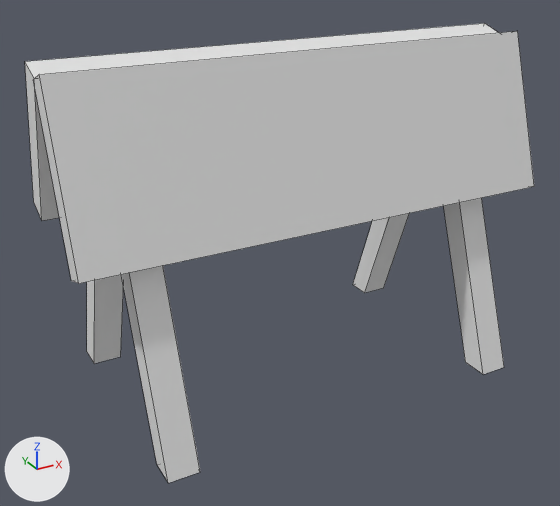
An edit to the FBX model ExperienciaXR/Assets/Mesh/Greybox__Sign.fbx, drawn before and after from the same camera.
Both versions are drawn from a 50 mm lens placed at (-1.775, -1.722, 1.468), pointed at (-0.639, 0.342, 0.436). The axes (+X, +Y, +Z) are drawn at lower left. The lights are the same throughout. The first picture is the older version. Mesh edges are drawn as thin lines. Where no turn or scale is listed for an object, it has been applied to the vertices.

In view in the first picture: 'WarningSign'.
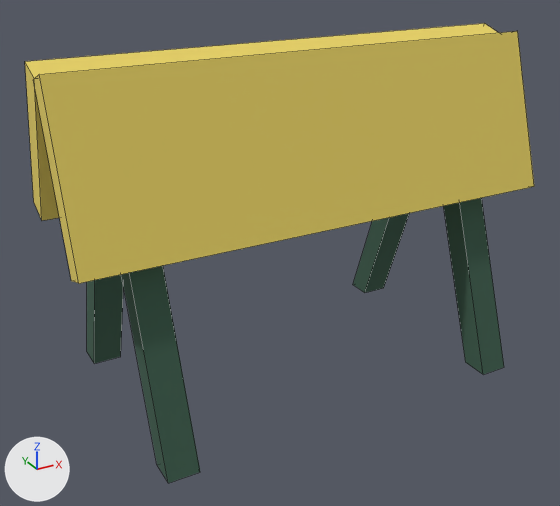
Location of each change, [x1, y1, x2, y2] in pixels of the pictures (560 x 506 px):
'WarningSign', surface changed (white to yellow)
    both: [25, 23, 534, 483]

The change, as a diff of the scene's bpy script:
```diff
--- a/ExperienciaXR/Assets/Mesh/Greybox__Sign.fbx.py
+++ b/ExperienciaXR/Assets/Mesh/Greybox__Sign.fbx.py
@@ img_paleta_copia_jpg @@
+img_paleta_copia_jpg = load_image('Paleta copia.jpg', '../Textures/Paleta copia.jpg', 1024, 1024, 'sRGB')
@@ mat_mainmaterial @@
 mat_mainmaterial = principled_material('MainMaterial')
-mat_mainmaterial.base_color = (0.8, 0.8, 0.8)  # white #e7e7e7
+mat_mainmaterial.texture = img_paleta_copia_jpg
+mat_mainmaterial.roughness = 1.0
@@ me_cube_009 @@
 me_cube_009.from_pydata(...)  # 48 vertices, 36 faces; spans x -1.36..0.23, y -0.05..0.77, z 0.0..1.11
 # used by ob_warningsign; location = (0.0, 0.0, 0.0)
+# me_cube_009 part 1: texture (UV) coordinates of 36 of 36 faces, centred in x -1.36..0.23, y 0.0..0.72, z 0.0..1.09, changed; they spanned u 0.12..0.88, v 0.0..1.0 and now span u 0.08..0.85, v 0.71..0.92
 me_cube_009.materials.append(mat_mainmaterial)
```
